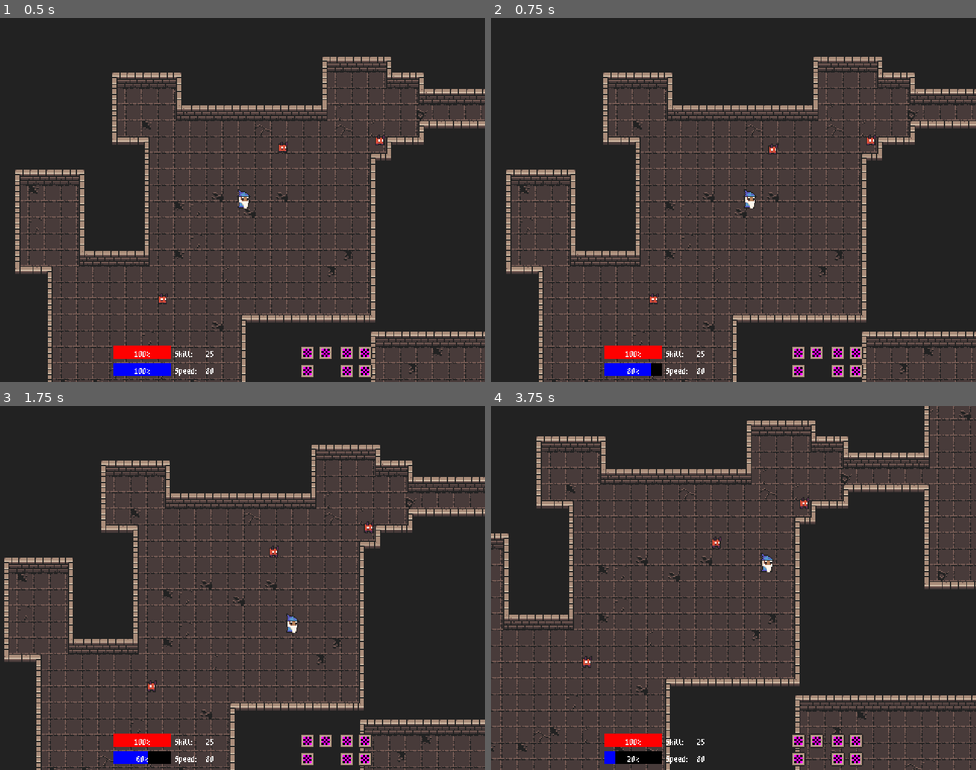
Above: before the commit, frames 1-4 (two rows, left to right).
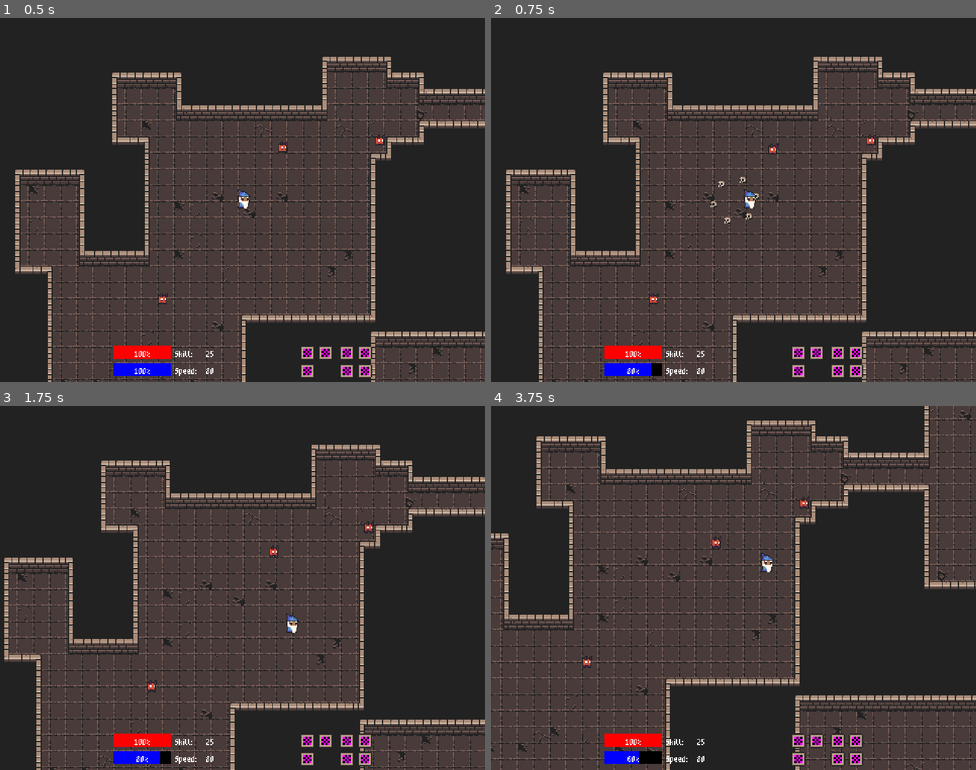
Above: after the commit, the same moments.

Repository: lownpho/mages
Game: Godot game, scene res://scenes/world.tscn
The game is run twice, just before and just after one commit, with the same random seed, the same clock (stepped at 60 frames per second) and the same inputs.
Inputs (mouse positions are in pixels of both pictures, inside the frame that each line leads up to):
- Up to frame 1 (0.5 s): no input
- Up to frame 2 (0.75 s): tap Enter at 0.5 s; move the mouse to (840, 181) at 0.52 s; press the mouse at (840, 181) at 0.53 s; hold D (right) from 0.53 s (still down)
- Up to frame 3 (1.75 s): move the mouse to (145, 606) at 1.27 s; release D (right) at 1.28 s; release the mouse at (145, 606) at 1.28 s; hold S (down) from 1.28 s (still down); right-click (145, 606) at 1.35 s; click (145, 606) at 1.55 s
- Up to frame 4 (3.75 s): move the mouse to (782, 507) at 2.02 s; release S (down) at 2.03 s; press the mouse at (782, 507) at 2.03 s; hold D (right) 2.03-2.78 s; move the mouse to (709, 660) at 2.77 s; release the mouse at (709, 660) at 2.78 s; hold W (up) 2.78-3.53 s; click (709, 660) at 2.85 s; move the mouse to (879, 642) at 3.52 s; press the mouse at (879, 642) at 3.53 s; hold A (left) from 3.53 s (still down); right-click (879, 642) at 3.6 s

Frame 1 is identical in both runs. In frame 2, 0.1% of the frame differs, in the area x 45-56%, y 43-57%; in frame 3, less than 0.1%; in frame 4, 0.2%, in the area x 25-31%, y 94-99%.

Commit message:
Add test weapons to player and demon

Diff:
--- a/characters/enemies/small_demon.tscn
+++ b/characters/enemies/small_demon/small_demon.tscn
@@ -1,11 +1,10 @@
-[gd_scene load_steps=11 format=3 uid="uid://dvri3pbaf2jes"]
+[gd_scene load_steps=10 format=3 uid="uid://dvri3pbaf2jes"]
 
 [ext_resource type="Texture2D" uid="uid://cj2fu8oh0evtu" path="res://tilemaps/tile_atlas.png" id="1_1jq6x"]
-[ext_resource type="Script" uid="uid://bithug1lqpbp4" path="res://characters/enemies/small_demon.gd" id="1_d7rb8"]
+[ext_resource type="Script" uid="uid://bithug1lqpbp4" path="res://characters/enemies/small_demon/small_demon.gd" id="1_d7rb8"]
 [ext_resource type="PackedScene" uid="uid://dlopyrxmowwhk" path="res://components/generic/hurtbox.tscn" id="2_3sbbp"]
-[ext_resource type="PackedScene" uid="uid://batjxprdyftq" path="res://components/items/weapons/one_bullet_weapon.tscn" id="4_5jc0s"]
 [ext_resource type="PackedScene" uid="uid://dwcx7ak7tsow2" path="res://components/generic/fsm.tscn" id="4_8ad34"]
-[ext_resource type="PackedScene" uid="uid://babyx8ub5np0j" path="res://components/items/bullets/base_bullet.tscn" id="5_ohi61"]
+[ext_resource type="PackedScene" uid="uid://dwyc8mocpjihh" path="res://characters/enemies/small_demon/test_weapon.tscn" id="4_bth6n"]
 
 [sub_resource type="CircleShape2D" id="CircleShape2D_3sbbp"]
 radius = 6.0
@@ -62,9 +61,7 @@
 target_position = Vector2(32, 0)
 collision_mask = 17
 
-[node name="Weapon" parent="." instance=ExtResource("4_5jc0s")]
-bullet_scene = ExtResource("5_ohi61")
-fire_cooldown = 1.0
+[node name="Weapon" parent="." instance=ExtResource("4_bth6n")]
 
 [node name="FSM" parent="." instance=ExtResource("4_8ad34")]
 initial_state = "Idle"
--- /dev/null
+++ b/characters/enemies/small_demon/test_bullet.tscn
@@ -0,0 +1,23 @@
+[gd_scene load_steps=4 format=3 uid="uid://cta4rjbkui58t"]
+
+[ext_resource type="Script" uid="uid://csrof5fw2p1s1" path="res://components/items/bullets/base_bullet.gd" id="1_5wj1v"]
+[ext_resource type="Texture2D" uid="uid://cj2fu8oh0evtu" path="res://tilemaps/tile_atlas.png" id="2_hkd5i"]
+
+[sub_resource type="CircleShape2D" id="CircleShape2D_rllah"]
+radius = 4.0
+
+[node name="Bullet" type="CharacterBody2D" groups=["bullets"]]
+collision_layer = 512
+motion_mode = 1
+script = ExtResource("1_5wj1v")
+base_damage = 10.0
+distance = 48
+
+[node name="Sprite2D" type="Sprite2D" parent="."]
+texture = ExtResource("2_hkd5i")
+offset = Vector2(0, -2)
+region_enabled = true
+region_rect = Rect2(288, 432, 16, 16)
+
+[node name="CollisionShape2D" type="CollisionShape2D" parent="."]
+shape = SubResource("CircleShape2D_rllah")
--- /dev/null
+++ b/characters/enemies/small_demon/test_weapon.tscn
@@ -0,0 +1,10 @@
+[gd_scene load_steps=3 format=3 uid="uid://dwyc8mocpjihh"]
+
+[ext_resource type="Script" uid="uid://ddx6c05niwg61" path="res://components/items/weapons/one_bullet_weapon.gd" id="1_yw8k5"]
+[ext_resource type="PackedScene" uid="uid://cta4rjbkui58t" path="res://characters/enemies/small_demon/test_bullet.tscn" id="2_ii00m"]
+
+[node name="OneBulletWeapon" type="Node2D"]
+script = ExtResource("1_yw8k5")
+bullet_scene = ExtResource("2_ii00m")
+fire_cooldown = 1.0
+mana_cost = 0
--- a/characters/player/player.gd
+++ b/characters/player/player.gd
@@ -5,16 +5,20 @@
 @export var skill: int = 25
 @export var speed: int = 80
 @export var focus_mana_recover: int = 1
+@export var weapon_scene: PackedScene
 
 @onready var hurtbox = $Hurtbox
-@onready var weapon = $Weapon
 @onready var fsm: FSM = $FSM
 @onready var focus_timer = $FocusTimer
 
 var health: int
 var mana: int
+var weapon
 
 func _ready() -> void:
+	weapon = weapon_scene.instantiate()
+	add_child(weapon)
+
 	var idle_state = $FSM/Idle
 	idle_state.on_physics_update.connect(_on_idle_physics_update)
 	var move_state = $FSM/Move
--- a/characters/player/player.tscn
+++ b/characters/player/player.tscn
@@ -1,7 +1,8 @@
-[gd_scene load_steps=8 format=3 uid="uid://cqjpouw1xepax"]
+[gd_scene load_steps=9 format=3 uid="uid://cqjpouw1xepax"]
 
 [ext_resource type="Script" uid="uid://b2onc5amgnybm" path="res://characters/player/player.gd" id="1_xxgcw"]
 [ext_resource type="PackedScene" uid="uid://dwcx7ak7tsow2" path="res://components/generic/fsm.tscn" id="2_5dc8e"]
+[ext_resource type="PackedScene" uid="uid://cfprbr6vp5rv6" path="res://characters/player/weapons/test_multiple/test_multiple_weapon.tscn" id="2_dirf7"]
 [ext_resource type="Texture2D" uid="uid://cj2fu8oh0evtu" path="res://tilemaps/tile_atlas.png" id="2_xxgcw"]
 [ext_resource type="PackedScene" uid="uid://kaln6ihe6bem" path="res://components/items/weapons/ring_bullet_weapon.tscn" id="3_dirf7"]
 [ext_resource type="PackedScene" uid="uid://babyx8ub5np0j" path="res://components/items/bullets/base_bullet.tscn" id="4_idpv6"]
@@ -14,6 +15,7 @@
 collision_layer = 16
 motion_mode = 1
 script = ExtResource("1_xxgcw")
+weapon_scene = ExtResource("2_dirf7")
 
 [node name="CollisionShape2D" type="CollisionShape2D" parent="."]
 shape = SubResource("CircleShape2D_e5uuo")
--- /dev/null
+++ b/characters/player/weapons/test_multiple/test_multiple_bullet.tscn
@@ -0,0 +1,24 @@
+[gd_scene load_steps=4 format=3 uid="uid://ftnhy7o3y6kt"]
+
+[ext_resource type="Script" uid="uid://csrof5fw2p1s1" path="res://components/items/bullets/base_bullet.gd" id="1_0icmp"]
+[ext_resource type="Texture2D" uid="uid://cj2fu8oh0evtu" path="res://tilemaps/tile_atlas.png" id="2_gr0m3"]
+
+[sub_resource type="CircleShape2D" id="CircleShape2D_rllah"]
+radius = 4.0
+
+[node name="Bullet" type="CharacterBody2D" groups=["bullets"]]
+collision_layer = 256
+motion_mode = 1
+script = ExtResource("1_0icmp")
+base_damage = 5.0
+distance = 48
+skill_scaling = 2.0
+
+[node name="Sprite2D" type="Sprite2D" parent="."]
+texture = ExtResource("2_gr0m3")
+offset = Vector2(0, -2)
+region_enabled = true
+region_rect = Rect2(288, 432, 16, 16)
+
+[node name="CollisionShape2D" type="CollisionShape2D" parent="."]
+shape = SubResource("CircleShape2D_rllah")
--- /dev/null
+++ b/characters/player/weapons/test_multiple/test_multiple_weapon.tscn
@@ -0,0 +1,11 @@
+[gd_scene load_steps=3 format=3 uid="uid://cfprbr6vp5rv6"]
+
+[ext_resource type="Script" uid="uid://5buivloftli8" path="res://components/items/weapons/ring_bullet_weapon.gd" id="1_elayg"]
+[ext_resource type="PackedScene" uid="uid://ftnhy7o3y6kt" path="res://characters/player/weapons/test_multiple/test_multiple_bullet.tscn" id="2_5gaw6"]
+
+[node name="RingBulletWeapon" type="Node2D"]
+script = ExtResource("1_elayg")
+num_bullets = 6
+bullet_scene = ExtResource("2_5gaw6")
+fire_cooldown = 2.0
+mana_cost = 2
--- /dev/null
+++ b/characters/player/weapons/test_single/test_single_bullet.tscn
@@ -0,0 +1,24 @@
+[gd_scene load_steps=4 format=3 uid="uid://byw1c3yb6epsq"]
+
+[ext_resource type="Script" uid="uid://csrof5fw2p1s1" path="res://components/items/bullets/base_bullet.gd" id="1_a5af1"]
+[ext_resource type="Texture2D" uid="uid://cj2fu8oh0evtu" path="res://tilemaps/tile_atlas.png" id="2_ky54h"]
+
+[sub_resource type="CircleShape2D" id="CircleShape2D_rllah"]
+radius = 4.0
+
+[node name="Bullet" type="CharacterBody2D" groups=["bullets"]]
+collision_layer = 256
+motion_mode = 1
+script = ExtResource("1_a5af1")
+base_damage = 10.0
+distance = 160
+speed = 256
+
+[node name="Sprite2D" type="Sprite2D" parent="."]
+texture = ExtResource("2_ky54h")
+offset = Vector2(0, -2)
+region_enabled = true
+region_rect = Rect2(288, 432, 16, 16)
+
+[node name="CollisionShape2D" type="CollisionShape2D" parent="."]
+shape = SubResource("CircleShape2D_rllah")
--- /dev/null
+++ b/characters/player/weapons/test_single/test_single_weapon.tscn
@@ -0,0 +1,8 @@
+[gd_scene load_steps=3 format=3 uid="uid://1ist7gluut4v"]
+
+[ext_resource type="Script" path="res://components/items/weapons/one_bullet_weapon.gd" id="1_u1a8l"]
+[ext_resource type="PackedScene" uid="uid://ftnhy7o3y6kt" path="res://characters/player/weapons/test_multiple/test_multiple_bullet.tscn" id="2_xw35v"]
+
+[node name="TestSingleWeapon" type="Node2D"]
+script = ExtResource("1_u1a8l")
+bullet_scene = ExtResource("2_xw35v")
--- a/components/generic/hurtbox.gd
+++ b/components/generic/hurtbox.gd
@@ -17,4 +17,4 @@
 
 	 # This logic should be in the bullet
 	if body.is_in_group("bullets"):
-		body.queue_free()
+		body.reached_hurtbox()
--- a/components/items/bullets/base_bullet.gd
+++ b/components/items/bullets/base_bullet.gd
@@ -36,3 +36,6 @@
 
 func get_damage() -> int:
 	return round(base_damage + skill * skill_scaling)
+
+func reached_hurtbox() -> void:
+	queue_free()
--- a/scenes/world.tscn
+++ b/scenes/world.tscn
@@ -3,7 +3,7 @@
 [ext_resource type="PackedScene" uid="uid://cqjpouw1xepax" path="res://characters/player/player.tscn" id="1_nnsk1"]
 [ext_resource type="TileSet" uid="uid://lnp31c8lttjb" path="res://tilemaps/ground.tres" id="2_4wyf3"]
 [ext_resource type="TileSet" uid="uid://qvvs2lwd2gyo" path="res://tilemaps/walls.tres" id="2_rwgxs"]
-[ext_resource type="PackedScene" uid="uid://dvri3pbaf2jes" path="res://characters/enemies/small_demon.tscn" id="4_k0juu"]
+[ext_resource type="PackedScene" uid="uid://dvri3pbaf2jes" path="res://characters/enemies/small_demon/small_demon.tscn" id="4_k0juu"]
 [ext_resource type="PackedScene" uid="uid://b01pqypkc7tru" path="res://gui/ui.tscn" id="5_71j4m"]
 
 [node name="World" type="Node2D"]
Renamed: characters/enemies/small_demon.gd -> characters/enemies/small_demon/small_demon.gd
Renamed: characters/enemies/small_demon.gd.uid -> characters/enemies/small_demon/small_demon.gd.uid
